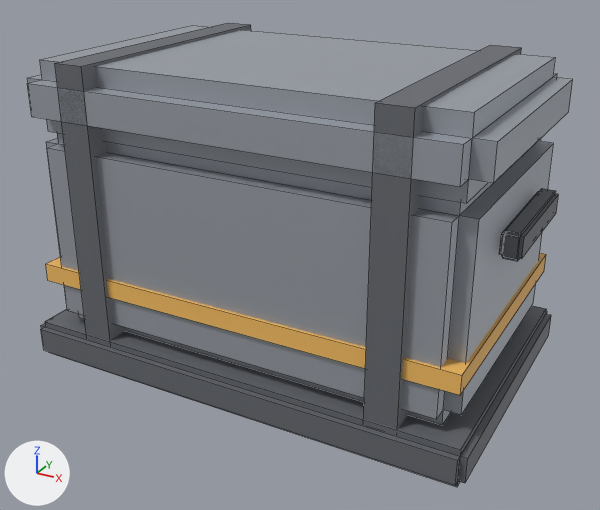
A saved change to the FBX model Assets/_Project/Models/Machines/storage_chest.fbx.
Before and after are seen from a 50 mm camera at (1.222, -2.217, 1.454) aimed at (0.025, -0.041, 0.366). The lights are fixed; the arrows at lower left show +X, +Y and +Z. The picture after the commit comes second. Mesh edges are drawn as thin lines. Where no turn or scale is listed for an object, it has been applied to the vertices.

The scene before the commit, as lines of its bpy script (objects in view):
```python
me_storage_chest = bpy.data.meshes.new('storage_chest')
me_storage_chest.from_pydata(...)  # 224 vertices, 204 faces; spans x -0.77..0.77, y -0.47..0.5, z 0.0..1.0
# faces by material slot: [132, 60, 6, 6]
me_storage_chest.materials.append(mat_dark)  # grey #6f7379
me_storage_chest.materials.append(mat_body)  # grey #adb3bc
me_storage_chest.materials.append(mat_accent)  # orange #f3bc61
me_storage_chest.materials.append(mat_glow_lock)  # cyan #aaedff, glowing cyan #aaedff
ob_storage_chest = bpy.data.objects.new('storage_chest', me_storage_chest)
ob_storage_chest.location = (0.0, 0.0, 0.0)
```
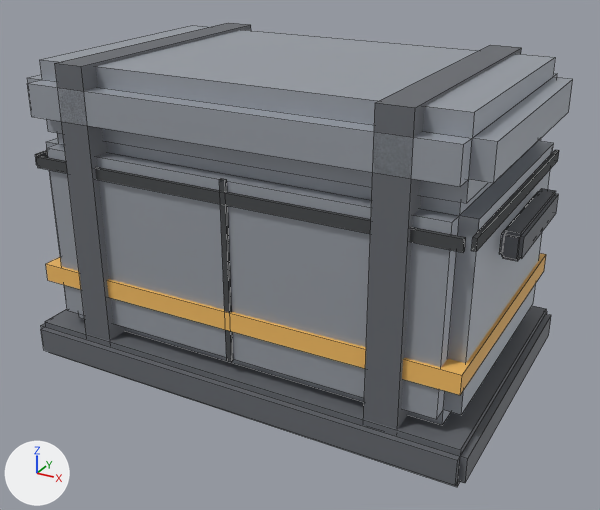
Changed parts and their boxes [x1, y1, x2, y2] in the pictures (600 x 510 px):
part 1 of me_storage_chest, added
    after: [219, 178, 233, 362]
part 2 of me_storage_chest, added
    after: [36, 156, 466, 252]
part 3 of me_storage_chest, added
    after: [35, 150, 48, 165]
part 4 of me_storage_chest, added
    after: [472, 149, 559, 252]

Edits to the bpy script that builds the scene:
```text
Add mat_detail_seam:
    mat_detail_seam = principled_material('detail_seam')
    mat_detail_seam.base_color = (0.07, 0.075, 0.08)  # dark grey #4b4d50
    mat_detail_seam.metallic = 0.2
    mat_detail_seam.roughness = 0.8
Add mat_detail_bolt:
    mat_detail_bolt = principled_material('detail_bolt')
    mat_detail_bolt.base_color = (0.42, 0.43, 0.45)  # grey #adafb3
    mat_detail_bolt.metallic = 0.8
    mat_detail_bolt.roughness = 0.4
Change me_storage_chest:
    used by ob_storage_chest; location = (0.0, 0.0, 0.0)
    remove me_storage_chest.from_pydata(...)  # 224 vertices, 204 faces; spans x -0.77..0.77, y -0.47..0.5, z 0.0..1.0
    add me_storage_chest.from_pydata(...)  # 416 vertices, 348 faces; spans x -0.77..0.77, y -0.47..0.5, z 0.0..1.0
    me_storage_chest part 1: a new loose piece, a box spanning x -0.009..0.009, y -0.434..-0.424, z 0.166..0.734, in mat_detail_seam (dark grey #4b4d50)
    me_storage_chest part 2: a new loose piece, a box spanning x -0.686..0.686, y -0.437..-0.425, z 0.664..0.699, in mat_detail_seam (dark grey #4b4d50)
    me_storage_chest part 3: a new loose piece, a box spanning x -0.712..-0.7, y -0.416..0.417, z 0.663..0.699, in mat_detail_seam (dark grey #4b4d50)
    me_storage_chest part 4: a new loose piece, a box spanning x 0.7..0.712, y -0.416..0.417, z 0.663..0.699, in mat_detail_seam (dark grey #4b4d50)
    other edits to the shape of me_storage_chest do not show in these pictures
    add me_storage_chest.materials.append(mat_detail_seam)  # dark grey #4b4d50
    add me_storage_chest.materials.append(mat_detail_bolt)  # grey #adafb3
```
